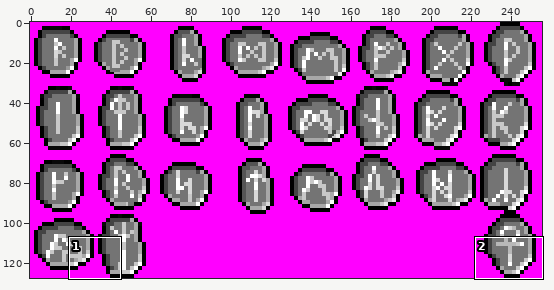
Sprite sheet: worlds/haxima-1.002/runestones.png. Above: a wide view before the commit, with the close-up outlined.
Close-up. Before:
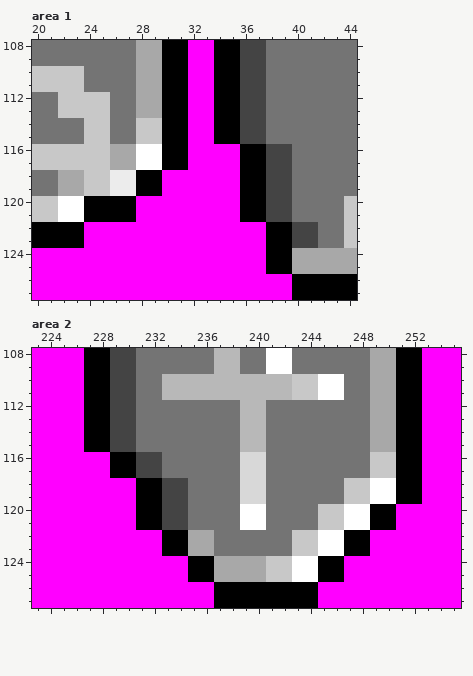
The file is 256x128 pixels. Colours within 5 levels of each other are drawn and written as one. Shown: area 1: x 20..44, y 108..127; area 2: x 223..255, y 108..127. The commit also changed other parts of the picture, which this record leaves out.
Now the later version:
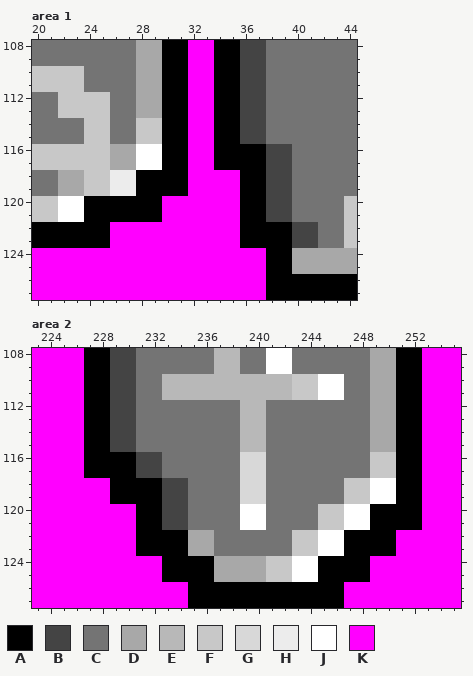
Palette (. is transparent): A #000000  B #444444  C #747474  D #a8a8a8  E #b8b8b8  F #c8c8c8  G #d8d8d8  H #ececec  J #ffffff  K #ff00ff
Changes in this commit:
Area 1:
Colour A replaces colour K in rows 116 to 117 at x 34 to 35; in rows 118 to 119 at x 30 to 31; in rows 120 to 121 at x 28 to 29; in rows 122 to 123 at x 24 to 25 and 36 to 37; in rows 126 to 127 at x 38 to 39.
Area 2:
Colour A replaces colour K in rows 116 to 117 at x 227 to 228; in rows 118 to 119 at x 229 to 230; in rows 120 to 121 at x 251 to 252; in rows 122 to 123 at x 231 to 232 and 249 to 250; in rows 124 to 125 at x 233 to 234 and 247 to 248; in rows 126 to 127 at x 235 to 236 and 245 to 246.
